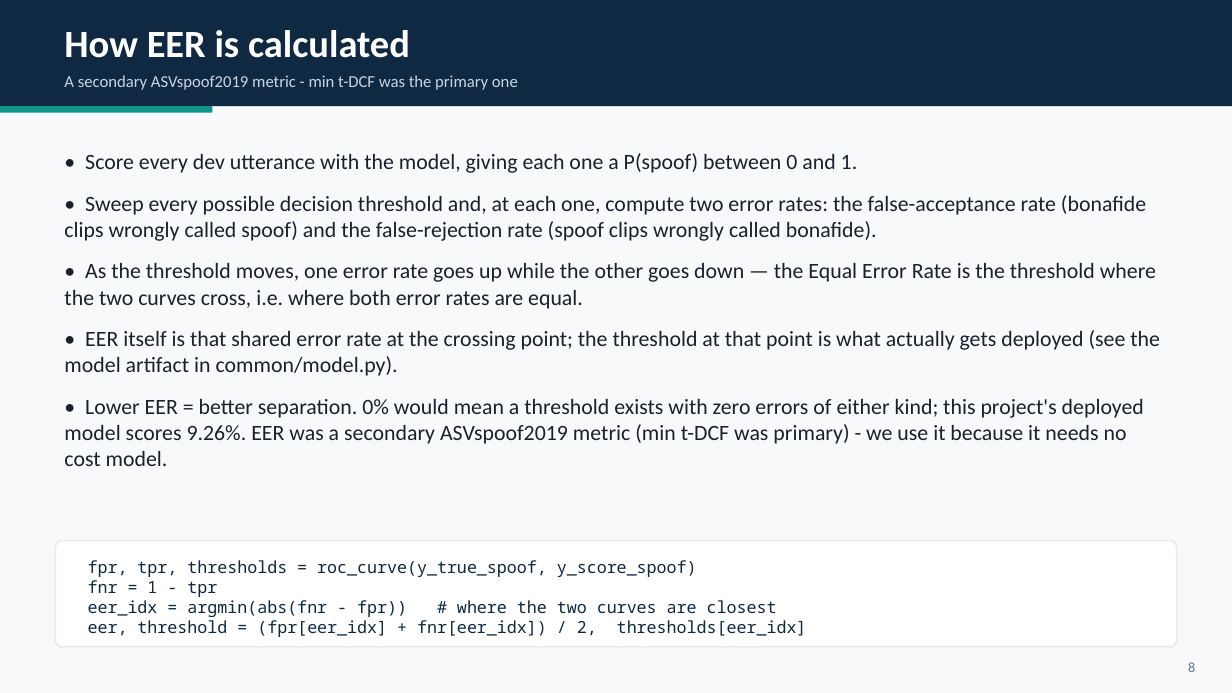
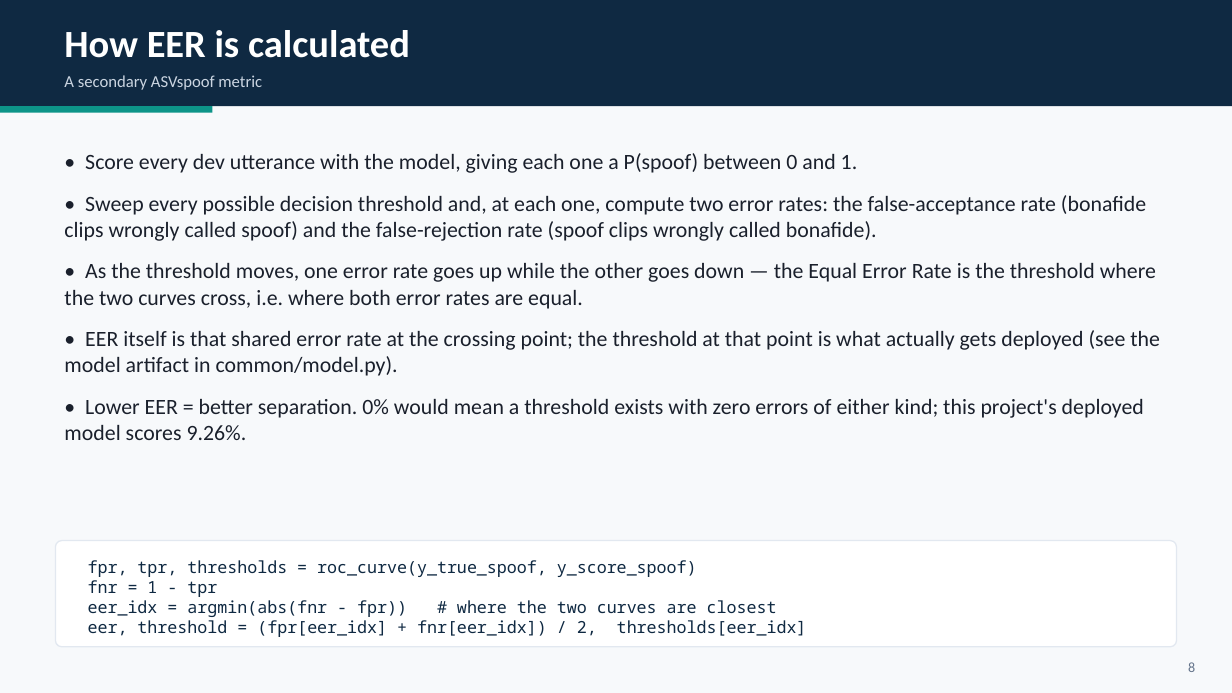
Before and after one commit to HadarBaum/asvspoof-voice-ai, a slide deck: slide 9 of docs/slides/slides.pptx. Drawn at 1232x693 pixels with LibreOffice and Linux fonts; fonts in the diff are those of the drawing. Boxes give left, top, right and bottom in pixels: in the first picture for what was removed or moved away, otherwise in the second. Text is boxed around its words. In the diff, an @@ line names an element or a change of style, - is before the commit and + after.

```diff
--- a/docs/slides/slides.pptx
+++ b/docs/slides/slides.pptx
@@ text at box(64, 75, 262, 90): text changed @@
-A secondary ASVspoof2019 metric - min t-DCF was the primary one
+A secondary ASVspoof metric
@@ text at box(64, 399, 1144, 440): text changed @@
-• Lower EER = better separation. 0% would mean a threshold exists with zero errors of either kind; this project's deployed model scores 9.26%. EER was a secondary ASVspoof2019 metric (min t-DCF was primary) - we use it because it needs no cost model.
+• Lower EER = better separation. 0% would mean a threshold exists with zero errors of either kind; this project's deployed model scores 9.26%.
```
Also in this commit, not shown: 3 other slides changed, 1 other file.
